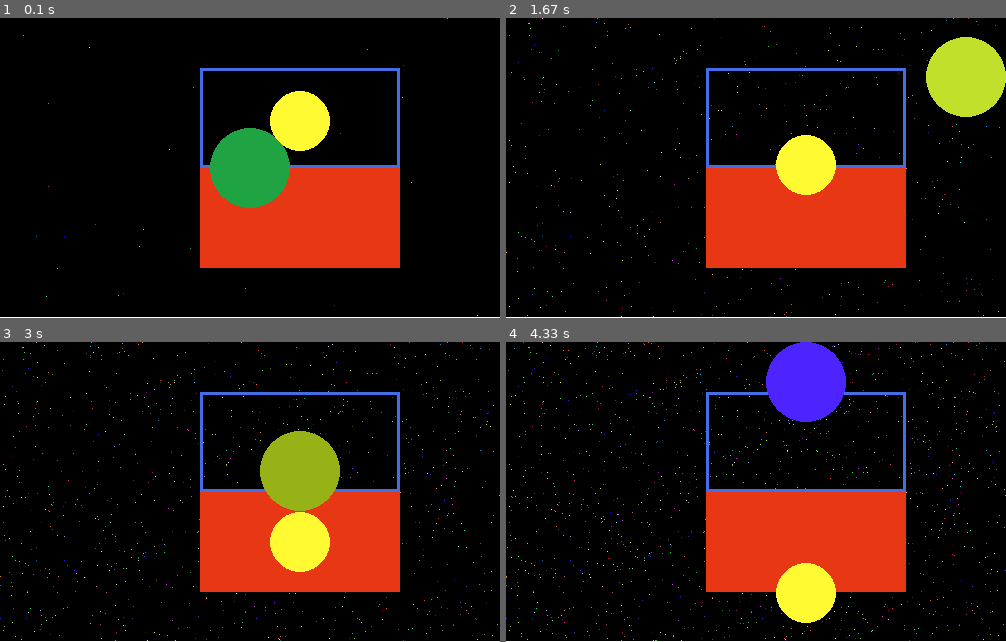
Above: before the commit, frames 1-4 (two rows, left to right).
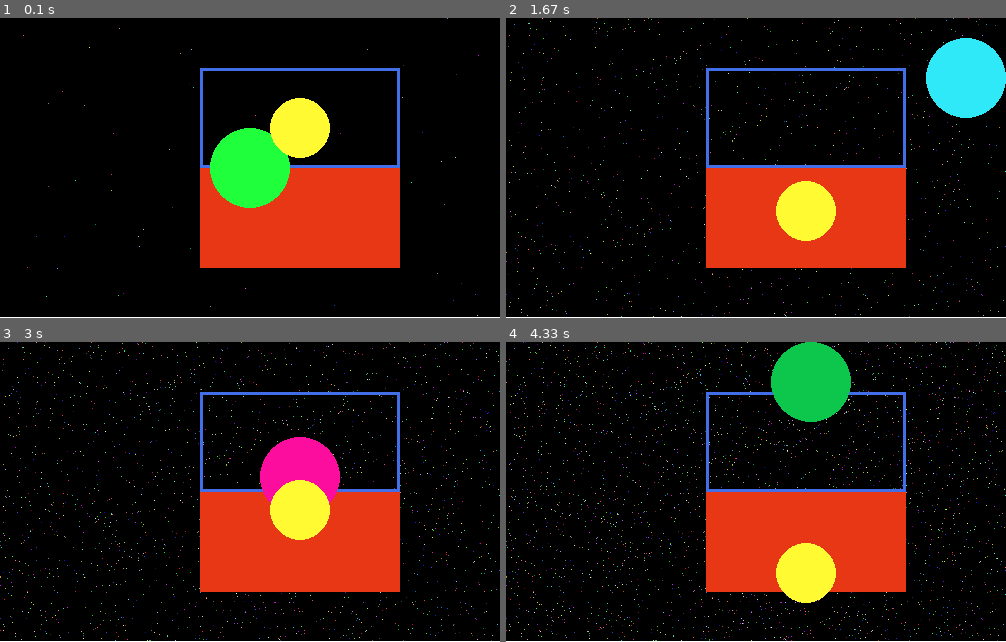
Above: after the commit, the same moments.

Repository: moeg100/randomCode
Game: pygame game, started from pyGameBasic.py
Two runs of this game, one before a commit and one after it. Both use one fixed random seed, a clock stepped at 60 frames per second and the inputs below.
Inputs:
- Up to frame 1 (0.1 s): no input
- Up to frame 2 (1.67 s): hold Space 0.33-0.8 s; hold D 0.33-0.8 s; hold D 0.83-1.3 s; tap Space at 0.9, 1.2, 1.4 s; hold W 1.33-1.63 s
- Up to frame 3 (3 s): hold D 1.67-2.13 s; tap Space at 1.73, 2.03, 2.23, 2.53, 2.8 s; hold A 2.17-2.7 s; hold S from 2.73 s (still down)
- Up to frame 4 (4.33 s): release S at 3.03 s; hold A 3.07-3.47 s; tap Space at 3.13, 3.43, 3.57, 3.97, 4.27 s; hold W 3.5-3.87 s; hold D from 3.9 s (still down)

The runs differ from the first frame. In frame 1, 3.8% of the frame differs, in the area x 5-96%, y 3-97%; in frame 2, 6.9%, in the area x 0-100%, y 0-100%; in frame 3, 5.5%; in frame 4, 5.9%.

Commit message:
Change variable and update controls
Updating some of the variable names and comments like "player" to "ball"

Diff:
--- a/pyGameBasic.py
+++ b/pyGameBasic.py
@@ -10,7 +10,7 @@
 SCREEN_SIZE = (SCREEN_WIDTH, SCREEN_HEIGHT)
 
 PLAYER_SPEED = 300
-FPS = 30
+FPS = 60
 
 RECT_POS = (200, 150)
 RECT_SIZE = (200, 100)
@@ -24,20 +24,20 @@
 BOUNCE = -0.8
 GROUND_Y = 300
 
-# Display
+# The main display
 screen = pygame.display.set_mode(SCREEN_SIZE)
 clock = pygame.time.Clock()
 dt = 0
 
 pixel_surface = pygame.Surface(SCREEN_SIZE)
 
-# Player
-player_pos = pygame.Vector2(SCREEN_WIDTH / 2, SCREEN_HEIGHT / 2)
+# Ball 1
+ball_pos_1 = pygame.Vector2(SCREEN_WIDTH / 2, SCREEN_HEIGHT / 2)
 
-# Target
+# Target rectangle
 target_rect = pygame.Rect(200, 50, 200, 100)
 
-# Ball
+# Ball 2 with gravity
 ball_x = 300
 ball_y = 100
 ball_velocity_y = 0
@@ -59,6 +59,7 @@
         random_pixel_x = rd.randint(0, SCREEN_WIDTH - 1)
         random_pixel_y = rd.randint(0, SCREEN_HEIGHT - 1)
 
+        # This draws the pixels color
         random_color = (
             rd.randint(0, 255),
             rd.randint(0, 255),
@@ -75,7 +76,7 @@
     pygame.draw.circle(
         screen,
         (random_r, random_g, random_b),
-        player_pos,
+        ball_pos_1,
         40,
     )
 
@@ -104,23 +105,25 @@
 
     keys = pygame.key.get_pressed()
 
-    if keys[pygame.K_w]:
-        player_pos.y -= PLAYER_SPEED * dt
+    if keys[pygame.K_SPACE]:
         ball_velocity_y -= GRAVITY
 
+    if keys[pygame.K_w]:
+        ball_pos_1.y -= PLAYER_SPEED * dt
+
     if keys[pygame.K_s]:
-        player_pos.y += PLAYER_SPEED * dt
+        ball_pos_1.y += PLAYER_SPEED * dt
 
     if keys[pygame.K_a]:
-        player_pos.x -= PLAYER_SPEED * dt
+        ball_pos_1.x -= PLAYER_SPEED * dt
 
     if keys[pygame.K_d]:
-        player_pos.x += PLAYER_SPEED * dt
+        ball_pos_1.x += PLAYER_SPEED * dt
 
-    player_pos.x = max(40, min(SCREEN_WIDTH - 40, player_pos.x))
-    player_pos.y = max(40, min(SCREEN_HEIGHT - 40, player_pos.y))
+    ball_pos_1.x = max(40, min(SCREEN_WIDTH - 40, ball_pos_1.x))
+    ball_pos_1.y = max(40, min(SCREEN_HEIGHT - 40, ball_pos_1.y))
 
-    if target_rect.collidepoint(player_pos):
+    if target_rect.collidepoint(ball_pos_1):
         print("Something is colliding.")
 
     pygame.display.flip()
